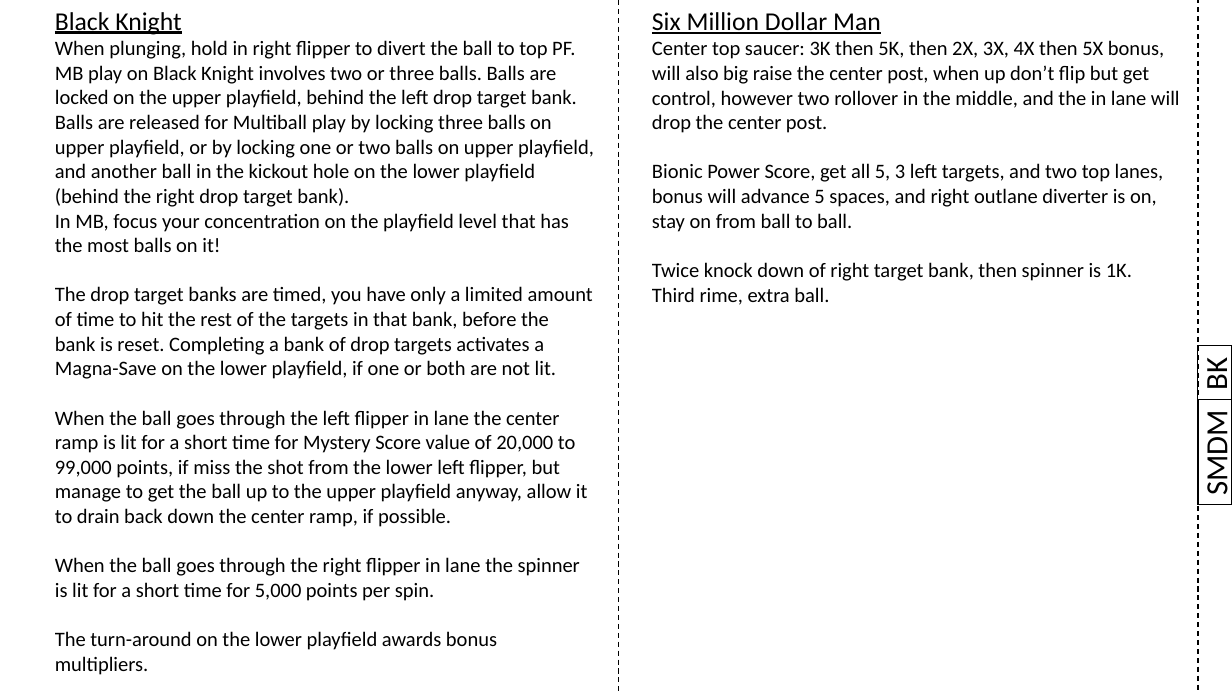
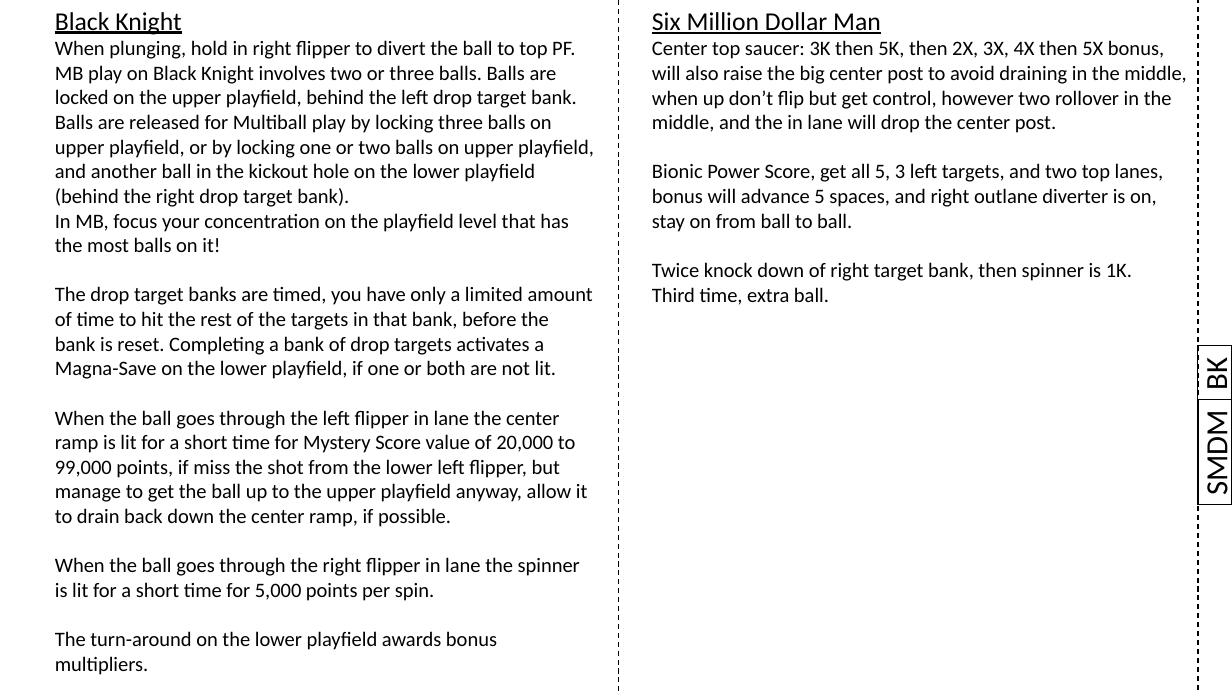
Before and after one commit to karstenbolge/PB, a slide deck: slide 32 of PB.pptx. Drawn at 1232x693 pixels with LibreOffice and Linux fonts; fonts in the diff are those of the drawing. Boxes give left, top, right and bottom in pixels: in the first picture for what was removed or moved away, otherwise in the second. Text is boxed around its words. In the diff, an @@ line names an element or a change of style, - is before the commit and + after.

Commit message:
Added

```diff
--- a/PB.pptx
+++ b/PB.pptx
@@ text at [652, 40, 1187, 133]: text changed @@
-Center top saucer: 3K then 5K, then 2X, 3X, 4X then 5X bonus, will also big raise the center post, when up don’t flip but get control, however two rollover in the middle, and the in lane will drop the center post.
+Center top saucer: 3K then 5K, then 2X, 3X, 4X then 5X bonus, will also raise the big center post to avoid draining in the middle, when up don’t flip but get control, however two rollover in the middle, and the in lane will drop the center post.
@@ text at [652, 287, 829, 305]: text changed @@
-Third rime, extra ball.
+Third time, extra ball.
```
Also in this commit, not shown: 1 other slide changed, 2 slides added.
